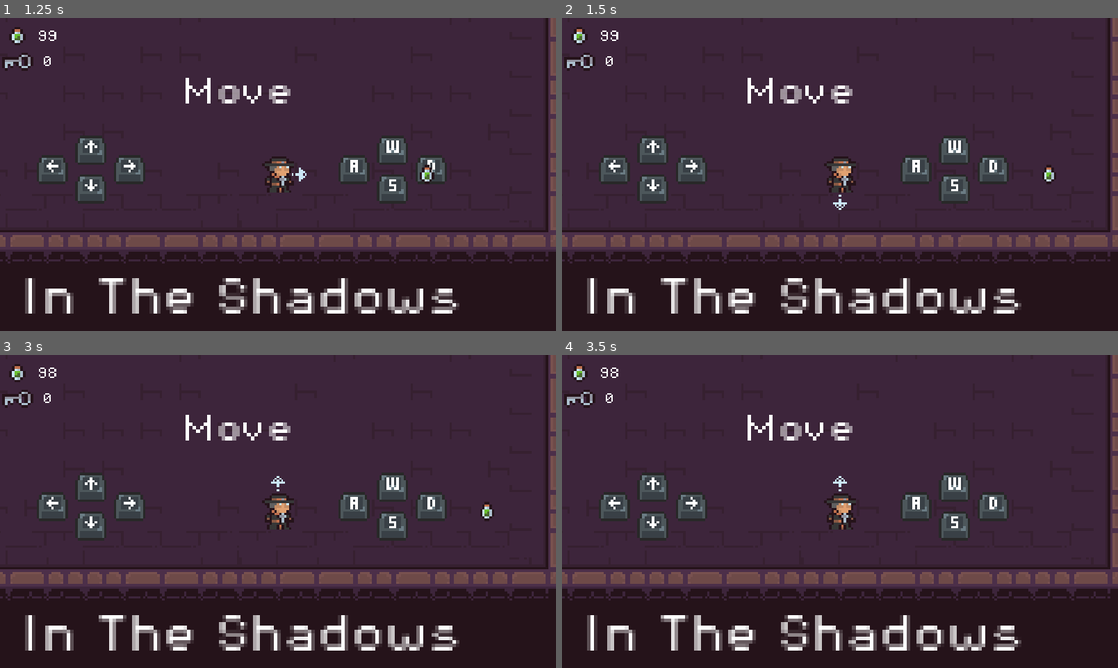
Above: before the commit, frames 1-4 (two rows, left to right).
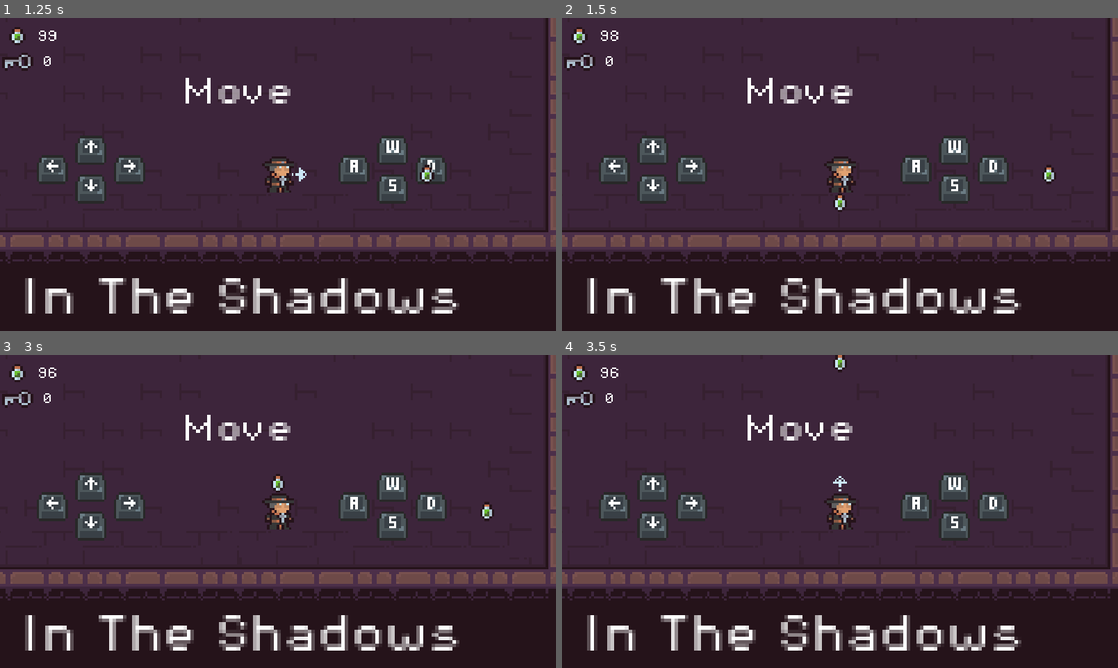
Above: after the commit, the same moments.

Repository: jmedina21/Pirate-Software-Jam-Jun-2024
Game: Godot game, scene res://Scenes/menu.tscn
Same seed, same stepped clock (60 frames per second), same inputs: the game is played once before the commit and once after it. Sound files missing from this copy of the repository are replaced by a short silence.
Inputs:
- Up to frame 1 (1.25 s): hold D (right) from 0.53 s (still down); tap Space (action) at 0.6 s
- Up to frame 2 (1.5 s): release D (right) at 1.28 s; hold S (down) from 1.28 s (still down); tap Space (action) at 1.35 s
- Up to frame 3 (3 s): release S (down) at 2.03 s; hold D (right) 2.03-2.78 s; tap Space (action) at 2.1, 2.85 s; hold Up (up) from 2.78 s (still down)
- Up to frame 4 (3.5 s): keep holding Up (up)

Frame 1 is identical in both runs. In frame 2, 0.1% of the frame differs, in the area x 8-52%, y 5-62%; in frame 3, 0.1%; in frame 4, 0.1%, in the area x 8-52%, y 0-6%.

Commit message:
add music and sound effects

Diff:
--- a/Scenes/damage_potion.tscn
+++ b/Scenes/damage_potion.tscn
@@ -1,12 +1,14 @@
-[gd_scene load_steps=4 format=3 uid="uid://cdgttr50gn3j4"]
+[gd_scene load_steps=8 format=3 uid="uid://cdgttr50gn3j4"]
 
 [ext_resource type="Texture2D" uid="uid://b4bmfvurkx0ef" path="res://Assets/green potion.png" id="1_5qvn4"]
+[ext_resource type="AudioStream" uid="uid://1hd5rbhdkon5" path="res://Assets/Audio/03_Claw_03.wav" id="2_hb1a8"]
 
 [sub_resource type="GDScript" id="GDScript_hlnh4"]
 script/source = "extends Area2D
 
 var speed = 100
 var direction = Vector2()
+@onready var animation_player = $AnimationPlayer
 
 func _ready():
 	set_as_top_level(true)
@@ -17,16 +19,120 @@
 func _on_body_entered(body):
 	if body.is_in_group(\"Enemies\"):
 		body.on_death()
-	queue_free()
+		animation_player.play(\"kill sound\")
+	else:
+		queue_free()
 
 
 func _on_area_entered(area):
 	if area.get_collision_layer_value(3) and area.has_method('on_death'):
 		area.on_death()
+		animation_player.play(\"kill sound\")
+	else:
+		queue_free()
+
 "
 
 [sub_resource type="RectangleShape2D" id="RectangleShape2D_pctvg"]
 size = Vector2(6, 8)
+
+[sub_resource type="Animation" id="Animation_yfhrd"]
+resource_name = "kill sound"
+tracks/0/type = "value"
+tracks/0/imported = false
+tracks/0/enabled = true
+tracks/0/path = NodePath(".:visible")
+tracks/0/interp = 1
+tracks/0/loop_wrap = true
+tracks/0/keys = {
+"times": PackedFloat32Array(0),
+"transitions": PackedFloat32Array(1),
+"update": 1,
+"values": [false]
+}
+tracks/1/type = "value"
+tracks/1/imported = false
+tracks/1/enabled = true
+tracks/1/path = NodePath("CollisionShape2D:disabled")
+tracks/1/interp = 1
+tracks/1/loop_wrap = true
+tracks/1/keys = {
+"times": PackedFloat32Array(0),
+"transitions": PackedFloat32Array(1),
+"update": 1,
+"values": [true]
+}
+tracks/2/type = "value"
+tracks/2/imported = false
+tracks/2/enabled = true
+tracks/2/path = NodePath("AudioStreamPlayer2D:playing")
+tracks/2/interp = 1
+tracks/2/loop_wrap = true
+tracks/2/keys = {
+"times": PackedFloat32Array(0),
+"transitions": PackedFloat32Array(1),
+"update": 1,
+"values": [true]
+}
+tracks/3/type = "method"
+tracks/3/imported = false
+tracks/3/enabled = true
+tracks/3/path = NodePath(".")
+tracks/3/interp = 1
+tracks/3/loop_wrap = true
+tracks/3/keys = {
+"times": PackedFloat32Array(0.7),
+"transitions": PackedFloat32Array(1),
+"values": [{
+"args": [],
+"method": &"queue_free"
+}]
+}
+
+[sub_resource type="Animation" id="Animation_lnmqg"]
+length = 0.001
+tracks/0/type = "value"
+tracks/0/imported = false
+tracks/0/enabled = true
+tracks/0/path = NodePath(".:visible")
+tracks/0/interp = 1
+tracks/0/loop_wrap = true
+tracks/0/keys = {
+"times": PackedFloat32Array(0),
+"transitions": PackedFloat32Array(1),
+"update": 1,
+"values": [true]
+}
+tracks/1/type = "value"
+tracks/1/imported = false
+tracks/1/enabled = true
+tracks/1/path = NodePath("CollisionShape2D:disabled")
+tracks/1/interp = 1
+tracks/1/loop_wrap = true
+tracks/1/keys = {
+"times": PackedFloat32Array(0),
+"transitions": PackedFloat32Array(1),
+"update": 1,
+"values": [false]
+}
+tracks/2/type = "value"
+tracks/2/imported = false
+tracks/2/enabled = true
+tracks/2/path = NodePath("AudioStreamPlayer2D:playing")
+tracks/2/interp = 1
+tracks/2/loop_wrap = true
+tracks/2/keys = {
+"times": PackedFloat32Array(0),
+"transitions": PackedFloat32Array(1),
+"update": 1,
+"values": [false]
+}
+
+[sub_resource type="AnimationLibrary" id="AnimationLibrary_t8alv"]
+_data = {
+"RESET": SubResource("Animation_lnmqg"),
+"kill sound": SubResource("Animation_yfhrd")
+}
 
 [node name="damage potion" type="Area2D"]
 collision_layer = 16
@@ -40,5 +146,13 @@
 texture = ExtResource("1_5qvn4")
 region_rect = Rect2(115, 147, 10, 11)
 
+[node name="AudioStreamPlayer2D" type="AudioStreamPlayer2D" parent="."]
+stream = ExtResource("2_hb1a8")
+
+[node name="AnimationPlayer" type="AnimationPlayer" parent="."]
+libraries = {
+"": SubResource("AnimationLibrary_t8alv")
+}
+
 [connection signal="area_entered" from="." to="." method="_on_area_entered"]
 [connection signal="body_entered" from="." to="." method="_on_body_entered"]
--- a/Scenes/horizontal_doors.tscn
+++ b/Scenes/horizontal_doors.tscn
@@ -1,7 +1,8 @@
-[gd_scene load_steps=5 format=3 uid="uid://clg0srcro75dh"]
+[gd_scene load_steps=6 format=3 uid="uid://clg0srcro75dh"]
 
 [ext_resource type="Script" path="res://Scripts/vertical_doors.gd" id="1_7cji1"]
 [ext_resource type="Texture2D" uid="uid://chwkvbtdt8g2m" path="res://Assets/2D Pixel Dungeon Asset Pack/character and tileset/Dungeon_Tileset.png" id="1_yiae0"]
+[ext_resource type="AudioStream" uid="uid://4shrsjkjhtnl" path="res://Assets/Audio/05_door_open_1.mp3" id="3_0kno8"]
 
 [sub_resource type="RectangleShape2D" id="RectangleShape2D_uepxv"]
 size = Vector2(32, 16.5)
@@ -35,4 +36,7 @@
 [node name="CollisionShape2D" type="CollisionShape2D" parent="Area2D"]
 shape = SubResource("CapsuleShape2D_3602l")
 
+[node name="AudioStreamPlayer2D" type="AudioStreamPlayer2D" parent="."]
+stream = ExtResource("3_0kno8")
+
 [connection signal="body_entered" from="Area2D" to="." method="_on_area_2d_body_entered"]
--- a/Scenes/key.tscn
+++ b/Scenes/key.tscn
@@ -1,10 +1,109 @@
-[gd_scene load_steps=4 format=3 uid="uid://hqu21ae0nlbi"]
+[gd_scene load_steps=8 format=3 uid="uid://hqu21ae0nlbi"]
 
 [ext_resource type="Texture2D" uid="uid://chwkvbtdt8g2m" path="res://Assets/2D Pixel Dungeon Asset Pack/character and tileset/Dungeon_Tileset.png" id="1_4qssp"]
 [ext_resource type="Script" path="res://Scripts/key.gd" id="1_pqjqx"]
+[ext_resource type="AudioStream" uid="uid://ikj8ccoxpi43" path="res://Assets/Audio/013_Confirm_03.wav" id="3_lbw00"]
 
 [sub_resource type="RectangleShape2D" id="RectangleShape2D_jg4ta"]
 size = Vector2(11, 8)
+
+[sub_resource type="Animation" id="Animation_2l1qa"]
+resource_name = "pickup"
+tracks/0/type = "value"
+tracks/0/imported = false
+tracks/0/enabled = true
+tracks/0/path = NodePath(".:visible")
+tracks/0/interp = 1
+tracks/0/loop_wrap = true
+tracks/0/keys = {
+"times": PackedFloat32Array(0),
+"transitions": PackedFloat32Array(1),
+"update": 1,
+"values": [false]
+}
+tracks/1/type = "value"
+tracks/1/imported = false
+tracks/1/enabled = true
+tracks/1/path = NodePath("Area2D/CollisionShape2D:disabled")
+tracks/1/interp = 1
+tracks/1/loop_wrap = true
+tracks/1/keys = {
+"times": PackedFloat32Array(0),
+"transitions": PackedFloat32Array(1),
+"update": 1,
+"values": [true]
+}
+tracks/2/type = "value"
+tracks/2/imported = false
+tracks/2/enabled = true
+tracks/2/path = NodePath("AudioStreamPlayer2D:playing")
+tracks/2/interp = 1
+tracks/2/loop_wrap = true
+tracks/2/keys = {
+"times": PackedFloat32Array(0),
+"transitions": PackedFloat32Array(1),
+"update": 1,
+"values": [true]
+}
+tracks/3/type = "method"
+tracks/3/imported = false
+tracks/3/enabled = true
+tracks/3/path = NodePath(".")
+tracks/3/interp = 1
+tracks/3/loop_wrap = true
+tracks/3/keys = {
+"times": PackedFloat32Array(1),
+"transitions": PackedFloat32Array(1),
+"values": [{
+"args": [],
+"method": &"queue_free"
+}]
+}
+
+[sub_resource type="Animation" id="Animation_fjb3d"]
+length = 0.001
+tracks/0/type = "value"
+tracks/0/imported = false
+tracks/0/enabled = true
+tracks/0/path = NodePath(".:visible")
+tracks/0/interp = 1
+tracks/0/loop_wrap = true
+tracks/0/keys = {
+"times": PackedFloat32Array(0),
+"transitions": PackedFloat32Array(1),
+"update": 1,
+"values": [true]
+}
+tracks/1/type = "value"
+tracks/1/imported = false
+tracks/1/enabled = true
+tracks/1/path = NodePath("Area2D/CollisionShape2D:disabled")
+tracks/1/interp = 1
+tracks/1/loop_wrap = true
+tracks/1/keys = {
+"times": PackedFloat32Array(0),
+"transitions": PackedFloat32Array(1),
+"update": 1,
+"values": [false]
+}
+tracks/2/type = "value"
+tracks/2/imported = false
+tracks/2/enabled = true
+tracks/2/path = NodePath("AudioStreamPlayer2D:playing")
+tracks/2/interp = 1
+tracks/2/loop_wrap = true
+tracks/2/keys = {
+"times": PackedFloat32Array(0),
+"transitions": PackedFloat32Array(1),
+"update": 1,
+"values": [false]
+}
+
+[sub_resource type="AnimationLibrary" id="AnimationLibrary_p5q27"]
+_data = {
+"RESET": SubResource("Animation_fjb3d"),
+"pickup": SubResource("Animation_2l1qa")
+}
 
 [node name="key" type="StaticBody2D"]
 collision_layer = 8
@@ -23,4 +122,12 @@
 [node name="CollisionShape2D" type="CollisionShape2D" parent="Area2D"]
 shape = SubResource("RectangleShape2D_jg4ta")
 
+[node name="AnimationPlayer" type="AnimationPlayer" parent="."]
+libraries = {
+"": SubResource("AnimationLibrary_p5q27")
+}
+
+[node name="AudioStreamPlayer2D" type="AudioStreamPlayer2D" parent="."]
+stream = ExtResource("3_lbw00")
+
 [connection signal="body_entered" from="Area2D" to="." method="_on_area_2d_body_entered"]
--- a/Scenes/kill_zone.tscn
+++ b/Scenes/kill_zone.tscn
@@ -1,10 +1,19 @@
-[gd_scene load_steps=2 format=3 uid="uid://cyjtc8h2wx0va"]
+[gd_scene load_steps=3 format=3 uid="uid://cyjtc8h2wx0va"]
 
 [ext_resource type="Script" path="res://Scripts/kill_zone.gd" id="1_lwwg5"]
+[ext_resource type="AudioStream" uid="uid://brucuvhl5c11i" path="res://Assets/Audio/21_Debuff_01.wav" id="2_kpojk"]
 
 [node name="KillZone" type="Area2D"]
 collision_layer = 32
 collision_mask = 2
 script = ExtResource("1_lwwg5")
 
+[node name="AudioStreamPlayer2D" type="AudioStreamPlayer2D" parent="."]
+stream = ExtResource("2_kpojk")
+
+[node name="Timer" type="Timer" parent="."]
+wait_time = 0.59
+
 [connection signal="body_entered" from="." to="." method="_on_body_entered"]
+[connection signal="finished" from="AudioStreamPlayer2D" to="." method="_on_audio_stream_player_2d_finished"]
+[connection signal="timeout" from="Timer" to="." method="_on_timer_timeout"]
--- /dev/null
+++ b/Scenes/music.tscn
@@ -0,0 +1,7 @@
+[gd_scene load_steps=2 format=3 uid="uid://c40tuxd33nkvk"]
+
+[ext_resource type="AudioStream" uid="uid://djac73bxmpfk" path="res://Assets/Audio/Goblins_Den_(Regular).mp3" id="1_6ayvl"]
+
+[node name="Music" type="AudioStreamPlayer2D"]
+stream = ExtResource("1_6ayvl")
+autoplay = true
--- a/Scenes/player.tscn
+++ b/Scenes/player.tscn
@@ -6,6 +6,8 @@
 [ext_resource type="Texture2D" uid="uid://b2xmnlhhnyyik" path="res://Assets/2D Pixel Dungeon Asset Pack/interface/arrow_2.png" id="4_v7w7v"]
 [ext_resource type="Texture2D" uid="uid://d0gkowh4fn1kc" path="res://Assets/2D Pixel Dungeon Asset Pack/interface/arrow_4.png" id="5_ryypg"]
 [ext_resource type="Texture2D" uid="uid://c8btxlwf0fatn" path="res://Assets/2D Pixel Dungeon Asset Pack/interface/arrow_3.png" id="6_tsts2"]
+[ext_resource type="AudioStream" uid="uid://dbd8m207eyn7x" path="res://Assets/Audio/12_human_jump_3.wav" id="7_u503q"]
+[ext_resource type="AudioStream" uid="uid://b1somp47b76ua" path="res://Assets/Audio/08_Step_rock_02.wav" id="8_214yn"]
 
 [sub_resource type="AtlasTexture" id="AtlasTexture_4kbfq"]
 atlas = ExtResource("3_f06nl")
@@ -56,4 +58,10 @@
 
 [node name="Timer" type="Timer" parent="."]
 
+[node name="attack_sound" type="AudioStreamPlayer2D" parent="."]
+stream = ExtResource("7_u503q")
+
+[node name="movement_sound" type="AudioStreamPlayer2D" parent="."]
+stream = ExtResource("8_214yn")
+
 [connection signal="timeout" from="Timer" to="." method="_on_timer_timeout"]
--- a/Scenes/vertical_doors.tscn
+++ b/Scenes/vertical_doors.tscn
@@ -1,7 +1,8 @@
-[gd_scene load_steps=5 format=3 uid="uid://b7ojnactafjho"]
+[gd_scene load_steps=6 format=3 uid="uid://b7ojnactafjho"]
 
 [ext_resource type="Texture2D" uid="uid://chwkvbtdt8g2m" path="res://Assets/2D Pixel Dungeon Asset Pack/character and tileset/Dungeon_Tileset.png" id="1_ket4n"]
 [ext_resource type="Script" path="res://Scripts/vertical_doors.gd" id="1_qy7u1"]
+[ext_resource type="AudioStream" uid="uid://4shrsjkjhtnl" path="res://Assets/Audio/05_door_open_1.mp3" id="3_f0mys"]
 
 [sub_resource type="CapsuleShape2D" id="CapsuleShape2D_wy74k"]
 radius = 3.0
@@ -37,4 +38,7 @@
 [node name="CollisionShape2D" type="CollisionShape2D" parent="Area2D"]
 shape = SubResource("CapsuleShape2D_34ki8")
 
+[node name="AudioStreamPlayer2D" type="AudioStreamPlayer2D" parent="."]
+stream = ExtResource("3_f0mys")
+
 [connection signal="body_entered" from="Area2D" to="." method="_on_area_2d_body_entered"]
--- a/Scripts/GameManager.gd
+++ b/Scripts/GameManager.gd
@@ -24,7 +24,6 @@
 func _on_enemy_died(position):
 	enemy_death_positions.append(position)
 	enemy_count -= 1
-	print(enemy_death_positions)
 	if enemy_count == 0:
 		spawn_item(key, enemy_death_positions[-1])
 
@@ -44,8 +43,6 @@
 	if loot == 'key':
 		inv_keys += 1
 		ui.key_amount.text = str(inv_keys)
-	print(inv_keys)
 
 func _on_boss_died(position):
-	print('boss is dead at ', position)
 	hatch.visible = true
--- a/Scripts/flying_skull.gd
+++ b/Scripts/flying_skull.gd
@@ -15,7 +15,6 @@
 @onready var attack_timer = $attack_timer
 
 var skull_proyectile = preload("res://Scenes/skull_proyectile.tscn")
-
 var is_attack_on_cooldown: bool = false
 var flip_wait_time = 2
 var attack_cooldown = 1
--- a/Scripts/key.gd
+++ b/Scripts/key.gd
@@ -2,6 +2,7 @@
 
 var game_manager
 @onready var game_manager_root = %GameManager
+@onready var animation_player = $AnimationPlayer
 
 func set_game_manager(manager):
 	game_manager = manager
@@ -11,4 +12,4 @@
 		game_manager.pickup_loot('key')
 	else:
 		game_manager_root.pickup_loot(('key'))
-	queue_free()
+	animation_player.play("pickup")
--- a/Scripts/kill_zone.gd
+++ b/Scripts/kill_zone.gd
@@ -1,6 +1,12 @@
 extends Area2D
+@onready var timer = $Timer
+@onready var audio_stream_player_2d = $AudioStreamPlayer2D
 
 func _on_body_entered(body):
 	if body.name == "Player":
+		audio_stream_player_2d.play()
+		body.is_dead = true
 		print('player dies')
+
+func _on_audio_stream_player_2d_finished():
 		get_tree().reload_current_scene()
--- a/Scripts/player.gd
+++ b/Scripts/player.gd
@@ -6,19 +6,25 @@
 @onready var animated_arow = $Sprite2D/AnimatedSprite2D
 @onready var ui = $"../UI"
 @onready var timer = $Timer
+@onready var movement_sound = $movement_sound
+@onready var attack_sound = $attack_sound
 
-#var attack_ready = true
 var potion = preload("res://Scenes/damage_potion.tscn")
 @export var attack_potion_count: int
+@export var attack_cd_time: float = 0.6
 var attack_on_cooldown = false
 var char_direction: String = 'right'
 var arrow_direction: String = 'right'
+
+var is_dead = false
 
 func _ready():
 	current_position = self.position
 	ui.potion_amount.text = str(attack_potion_count)
 
 func _input(event):
+	if is_dead:
+		return
 	var move_offset = Vector2.ZERO
 
 	if event.is_action_pressed("left"):
@@ -28,6 +34,7 @@
 			return
 		move_offset.x -= 16
 		sprite_2d.flip_h = true
+		movement_sound.play()
 	elif event.is_action_pressed("right"):
 		if arrow_direction != 'right':
 			update_arrow_position('right')
@@ -35,19 +42,21 @@
 			return
 		move_offset.x += 16
 		sprite_2d.flip_h = false
+		movement_sound.play()
 	elif event.is_action_pressed("up"):
 		if arrow_direction != 'up':
 			update_arrow_position('up')
 			char_direction = 'up'
 			return
 		move_offset.y -= 16
+		movement_sound.play()
 	elif event.is_action_pressed("down"):
 		if arrow_direction != 'down':
 			update_arrow_position('down')
 			char_direction = 'down'
 			return
 		move_offset.y += 16
-
+		movement_sound.play()
 	var collision_info = move_and_collide(move_offset)
 
 	if !collision_info:
@@ -65,6 +74,7 @@
 	var potion_instance = potion.instantiate()
 	potion_instance.global_position = global_position
 	attack_on_cooldown = true
+	timer.wait_time = attack_cd_time
 	timer.start()
 
 	# Set the projectile's direction vector based on the arrow's rotation
@@ -83,6 +93,7 @@
 	potion_instance.direction = direction
 
 	add_child(potion_instance)
+	attack_sound.play()
 	attack_potion_count -= 1
 	ui.potion_amount.text = str(attack_potion_count)
 
@@ -106,5 +117,4 @@
 
 
 func _on_timer_timeout():
-	Engine.time_scale = 1
 	attack_on_cooldown = false
--- a/Scripts/vertical_doors.gd
+++ b/Scripts/vertical_doors.gd
@@ -4,11 +4,13 @@
 @onready var closed = $Area2D/Closed
 @onready var opened = $Area2D/Opened
 @onready var doors_collision = $doors_collision
+@onready var audio_stream_player_2d = $AudioStreamPlayer2D
 
 func _on_area_2d_body_entered(body):
 	print(body.name)
 	if body.name == "Player" and  game_manager.inv_keys > 0:
 		closed.visible = false
 		opened.visible = true
+		audio_stream_player_2d.play()
 		game_manager.inv_keys -= 1
 		self.set_collision_layer_value(1, false)
--- a/project.godot
+++ b/project.godot
@@ -14,6 +14,10 @@
 run/main_scene="res://Scenes/menu.tscn"
 config/features=PackedStringArray("4.2", "Forward Plus")
 config/icon="res://icon.svg"
+
+[autoload]
+
+Music="*res://Scenes/music.tscn"
 
 [display]
 
Not shown, added: Assets/Audio/013_Confirm_03.wav.import
Not shown, added: Assets/Audio/03_Claw_03.wav.import
Not shown, added: Assets/Audio/05_door_open_1.mp3.import
Not shown, added: Assets/Audio/08_Step_rock_02.wav.import
Not shown, added: Assets/Audio/12_human_jump_3.wav.import
Not shown, added: Assets/Audio/21_Debuff_01.wav.import
Not shown, added: Assets/Audio/Goblins_Den_(Regular).mp3.import
Not shown: 1 places in Scenes/player.tscn that only renumber resources
Not shown, added: Assets/Audio/013_Confirm_03.wav
Not shown, added: Assets/Audio/03_Claw_03.wav
Not shown, added: Assets/Audio/05_door_open_1.mp3
Not shown, added: Assets/Audio/08_Step_rock_02.wav
(and 3 more such lines)
